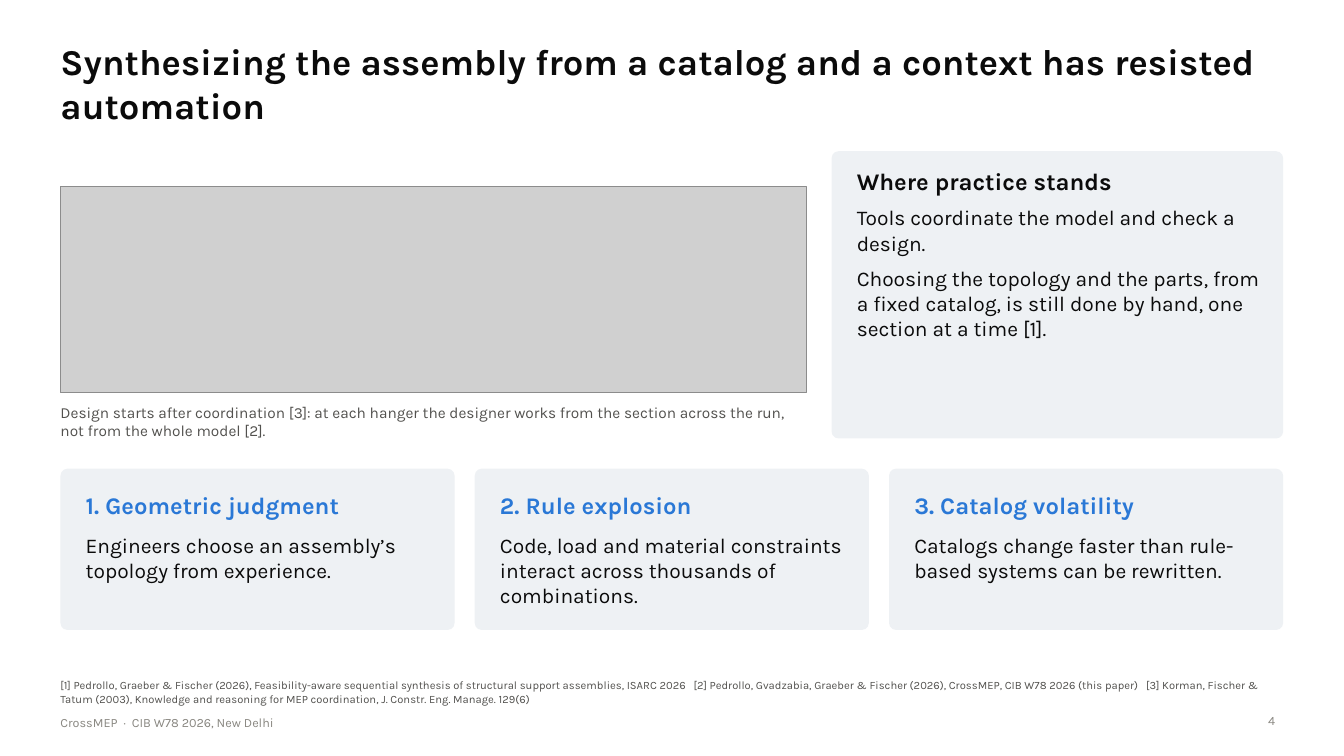
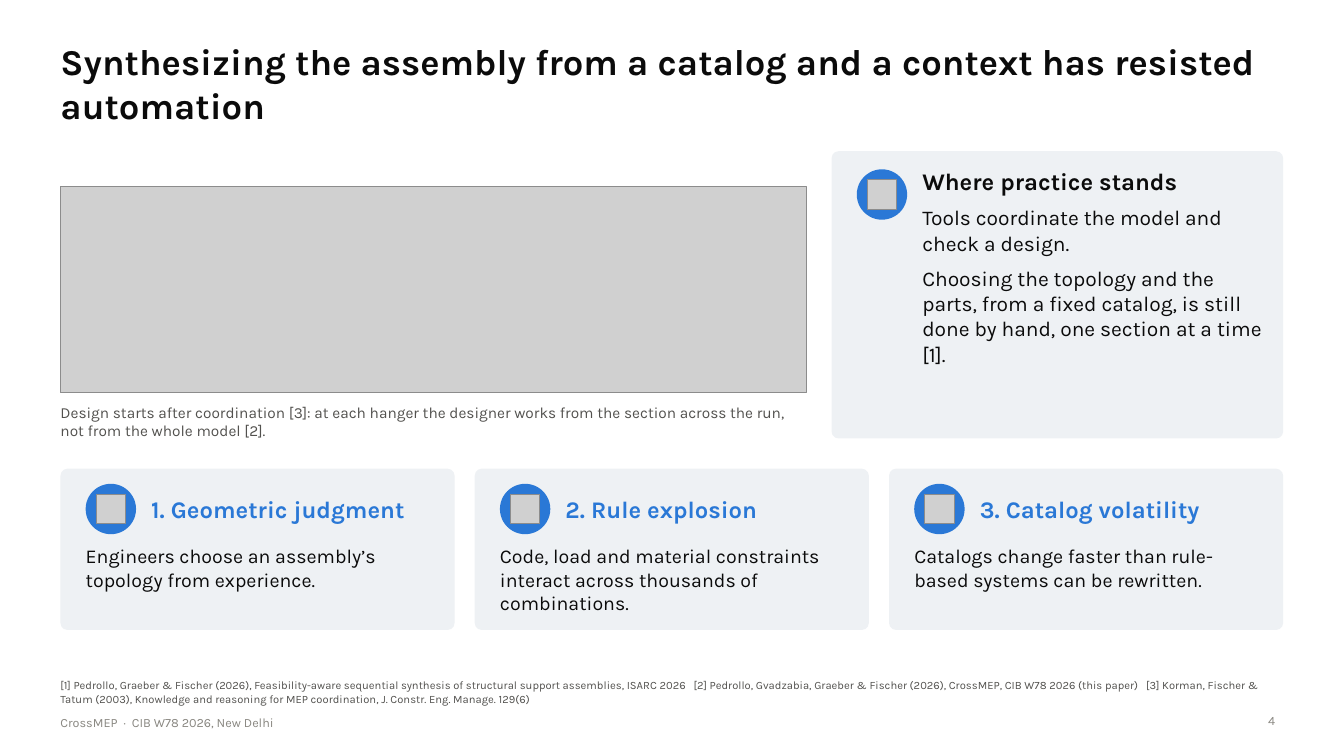
Before and after one commit to lavinia-ped/CrossMEP_Dataset, a slide deck: slide 4 of docs/CrossMEP_CIBW78_talk.pptx. Drawn at 1344x756 pixels with LibreOffice and Linux fonts; fonts in the diff are those of the drawing; grey boxes stand for pictures. Boxes give left, top, right and bottom in pixels: in the first picture for what was removed or moved away, otherwise in the second. Text is boxed around its words. In the diff, an @@ line names an element or a change of style, - is before the commit and + after.

Commit message:
Talk: icons on the slide 2 figures and the slide 4 cards

```diff
--- a/docs/CrossMEP_CIBW78_talk.pptx
+++ b/docs/CrossMEP_CIBW78_talk.pptx
@@ ellipse added at <box>857,169,907,220</box>, fill #2A78D6 @@
@@ picture added at <box>868,179,897,209</box> @@
@@ text "Where practice stands" rewrapped from <box>857,173,1259,338</box> to <box>922,173,1262,364</box> @@
@@ ellipse added at <box>86,484,136,534</box>, fill #2A78D6 @@
@@ picture added at <box>96,495,125,524</box> @@
@@ text "1. Geometric judgment": place and size @@
-text "1. Geometric judgment" at <box>86,497,339,520</box>
+text "1. Geometric judgment" at <box>151,501,405,524</box>
@@ ellipse added at <box>500,484,551,534</box>, fill #2A78D6 @@
@@ picture added at <box>511,495,540,524</box> @@
@@ text "2. Rule explosion": place and size @@
-text "2. Rule explosion" at <box>500,497,692,520</box>
+text "2. Rule explosion" at <box>565,501,757,524</box>
@@ ellipse added at <box>914,484,965,534</box>, fill #2A78D6 @@
@@ picture added at <box>926,495,955,524</box> @@
@@ text "3. Catalog volatility": place and size @@
-text "3. Catalog volatility" at <box>914,497,1134,520</box>
+text "3. Catalog volatility" at <box>980,501,1200,524</box>
@@ text "Engineers choose an assembly’s topology ...": place and size @@
-text "Engineers choose an assembly’s topology ..." at <box>86,538,396,583</box>
+text "Engineers choose an assembly’s topology ..." at <box>86,549,376,592</box>
@@ text "Code, load and material constraints ...": place and size @@
-text "Code, load and material constraints ..." at <box>500,538,842,604</box>
+text "Code, load and material constraints ..." at <box>500,549,820,611</box>
@@ size 15 to 14 pt in 3 elements at <box>86,549,376,592</box>, <box>500,549,820,611</box>, <box>914,549,1212,592</box> @@
@@ text "Catalogs change faster than rule-based ...": place and size @@
-text "Catalogs change faster than rule-based ..." at <box>914,538,1233,583</box>
+text "Catalogs change faster than rule-based ..." at <box>914,549,1212,592</box>
```
Also in this commit, not shown: 1 other slide changed, 2 other files.
